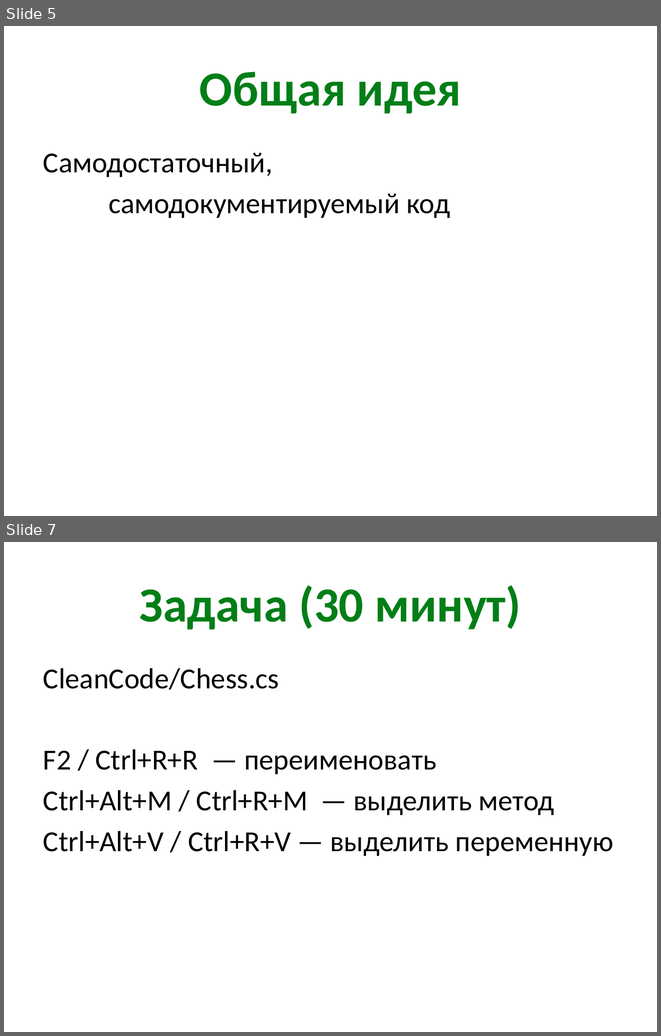
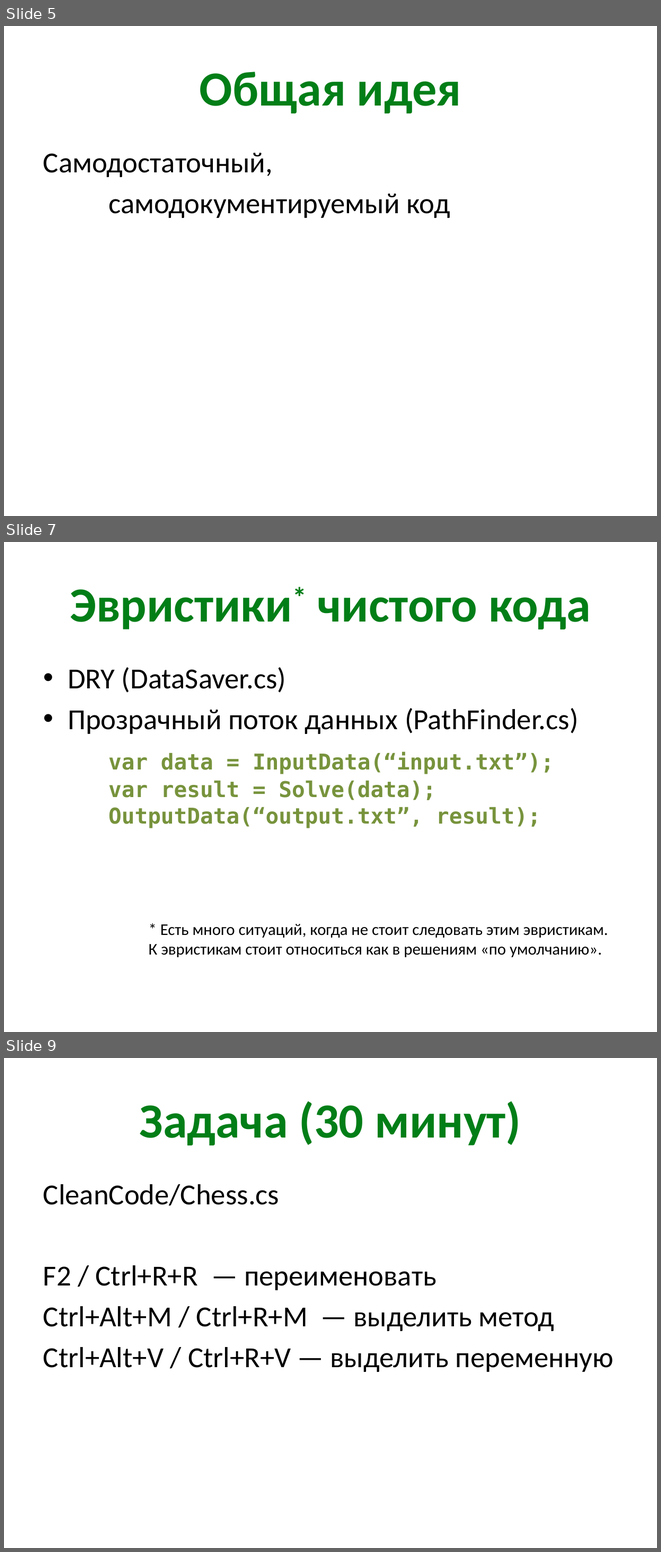
Before and after one commit to kontur-kampus-2015i/kontur-kampus, a slide deck: 1-CodeQuality/quality-slides.pptx. Shown one above the other, each under a label of ours: slides 5 and 7 before the commit, slides 5, 7 and 9 after it; the slides between them are not shown. The pictures are 661x1036 and 661x1552 pixels, drawn with LibreOffice and Linux fonts; fonts in the diff are those of the drawing. Boxes give left, top, right and bottom in pixels: in the first picture for what was removed or moved away, otherwise in the second. Text is boxed around its words. In the diff, an @@ line names an element or a change of style, - is before the commit and + after.

```diff
--- a/1-CodeQuality/quality-slides.pptx
+++ b/1-CodeQuality/quality-slides.pptx
@@ slide 7 added at <box>4,542,657,1032</box>, background #FFFFFF @@
@@ title added at <box>70,589,591,629</box>, 54 pt, text #027E17, bold @@
+Эвристики* чистого кода
@@ text added at <box>68,667,578,828</box>, 24 pt, text #77933C, bold @@
+• DRY (DataSaver.cs)
+• Прозрачный поток данных (PathFinder.cs)
+var data = InputData(“input.txt”);
+var result = Solve(data);
+OutputData(“output.txt”, result);
@@ text added at <box>149,924,608,957</box>, 18 pt, text #000000 @@
+* Есть много ситуаций, когда не стоит следовать этим эвристикам.
+К эвристикам стоит относиться как в решениям «по умолчанию».
@@ what was slide 7 is now slide 9 @@
```
Also in this commit, not shown: 5 slides changed, 2 other slides added, 1 slide removed, 7 other files.
